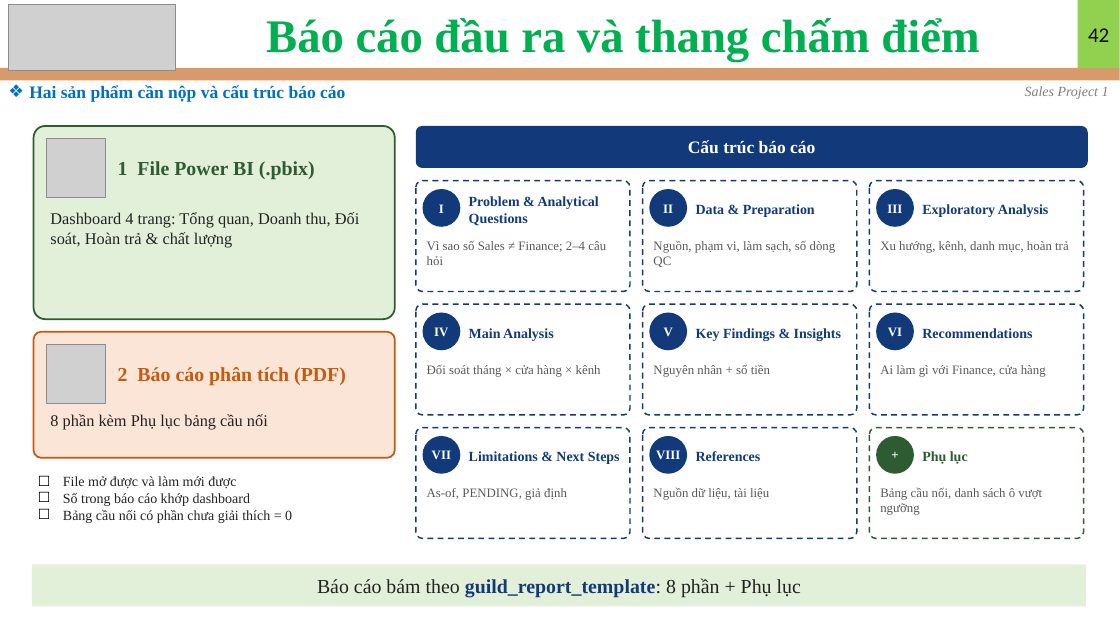
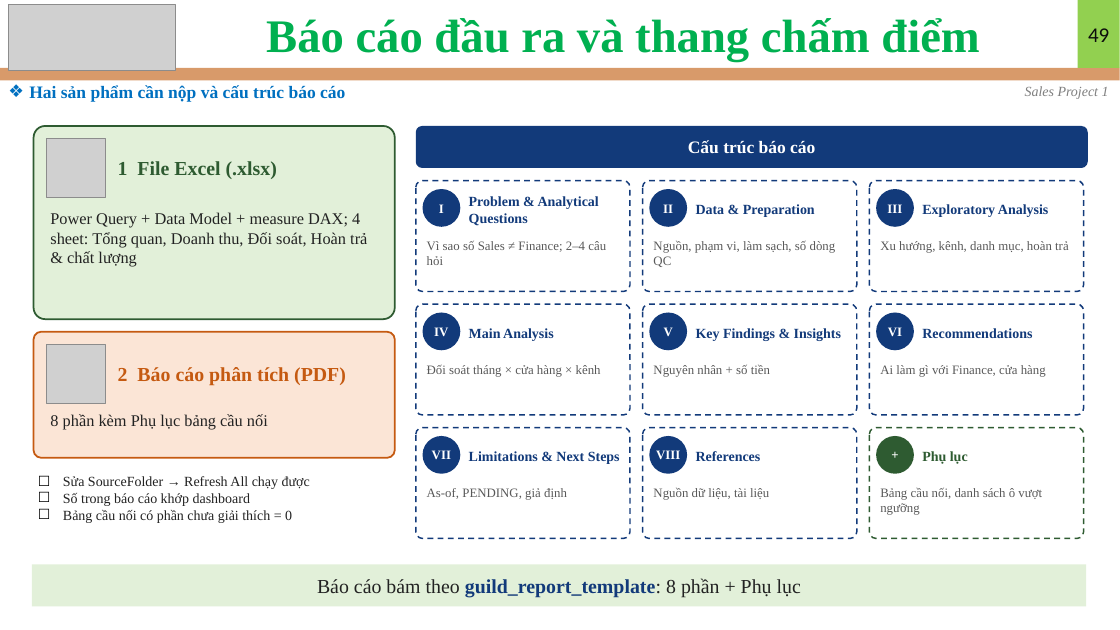
Before and after one commit to nguyennguyenphuc/eDA-Mentor, a slide deck: slide 49 of Sales/Sales Data/Project 1/Slide_Project_1.pptx (slide 42 before the commit). Drawn at 1120x630 pixels with LibreOffice and Linux fonts; fonts in the diff are those of the drawing; grey boxes stand for pictures. Boxes give left, top, right and bottom in pixels: in the first picture for what was removed or moved away, otherwise in the second. Text is boxed around its words. In the diff, an @@ line names an element or a change of style, - is before the commit and + after.

```diff
--- a/Sales/Sales Data/Project 1/Slide_Project_1.pptx
+++ b/Sales/Sales Data/Project 1/Slide_Project_1.pptx
@@ page number at <box>1088,28,1109,42</box>: text changed @@
-42
+49
@@ text at <box>118,161,277,179</box>: text changed @@
-1 File Power BI (.pbix)
+1 File Excel (.xlsx)
@@ text at <box>50,212,367,267</box>: text changed @@
-Dashboard 4 trang: Tổng quan, Doanh thu, Đối soát, Hoàn trả & chất lượng
+Power Query + Data Model + measure DAX; 4 sheet: Tổng quan, Doanh thu, Đối soát, Hoàn trả & chất lượng
@@ text at <box>63,476,310,489</box>: text changed @@
-☐ File mở được và làm mới được
+☐ Sửa SourceFolder → Refresh All chạy được
```
Also in this commit, not shown: 11 other slides changed, 7 slides added, 34 other files.
